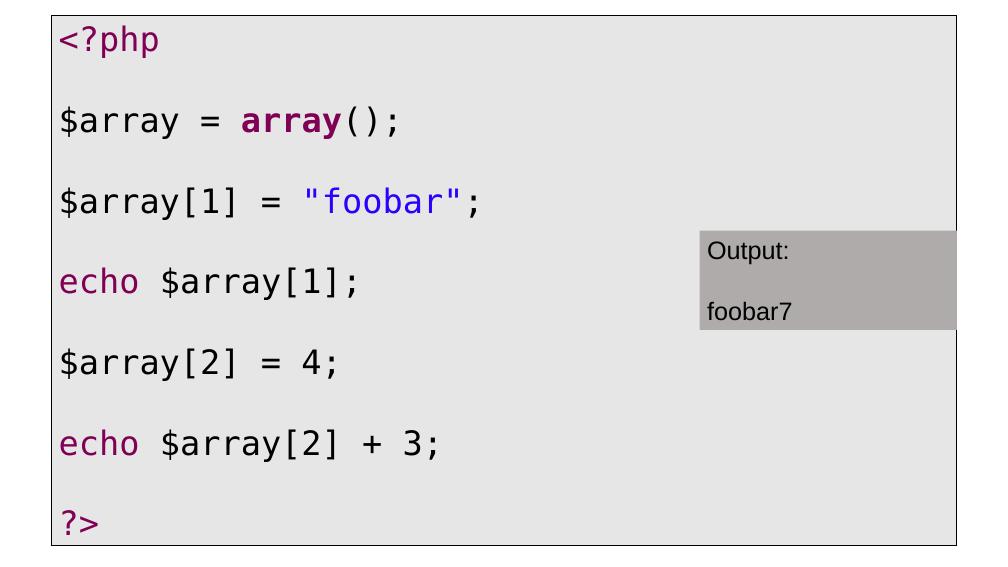
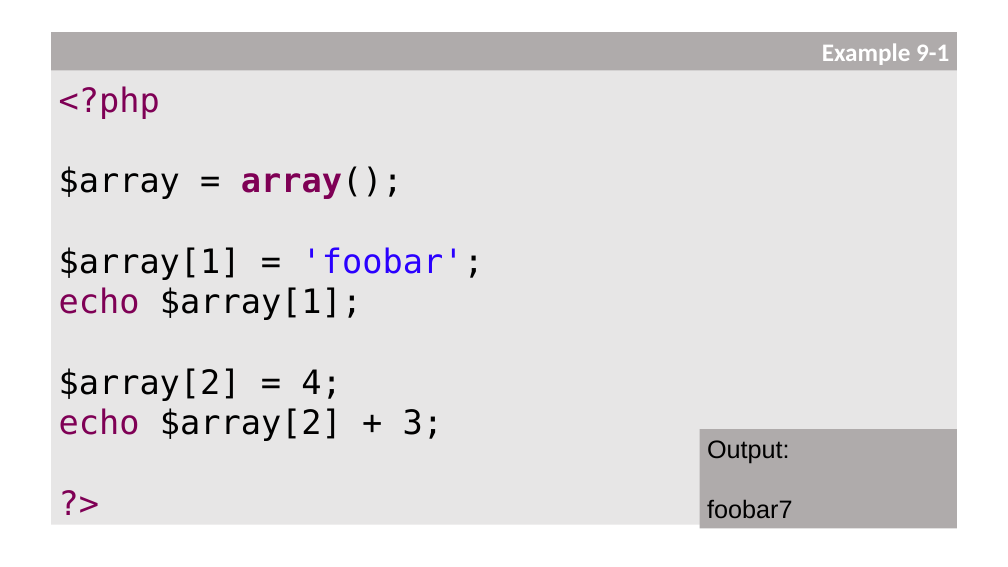
Before and after one commit to PHPEmbark/curriculum, a slide deck: slide 75 of course/1 - Basic Programming/Basics Of Programming.pptx (slide 74 before the commit). Drawn at 1008x567 pixels with LibreOffice and Linux fonts; fonts in the diff are those of the drawing. Boxes give left, top, right and bottom in pixels: in the first picture for what was removed or moved away, otherwise in the second. Text is boxed around its words. In the diff, an @@ line names an element or a change of style, - is before the commit and + after.

```diff
--- a/course/1 - Basic Programming/Basics Of Programming.pptx
+++ b/course/1 - Basic Programming/Basics Of Programming.pptx
@@ text "<?php" resized from (x1=51, y1=12, x2=957, y2=549) to (x1=51, y1=33, x2=957, y2=529) @@
@@ text "<?php" at (x1=51, y1=33, x2=957, y2=529): outline #000000 0.75 pt to none @@
@@ rectangle added at (x1=51, y1=33, x2=957, y2=70), fill #AFABAB, 24 pt, text #FFFFFF, bold @@
+Example 9-1
@@ text at (x1=59, y1=247, x2=484, y2=280): text changed @@
-$array[1] = "foobar";
+$array[1] = 'foobar';
@@ rectangle "Output:" moved from (x1=699, y1=231, x2=957, y2=330) to (x1=699, y1=430, x2=957, y2=529) @@
```
Also in this commit, not shown: 36 other slides changed, 31 slides added.
